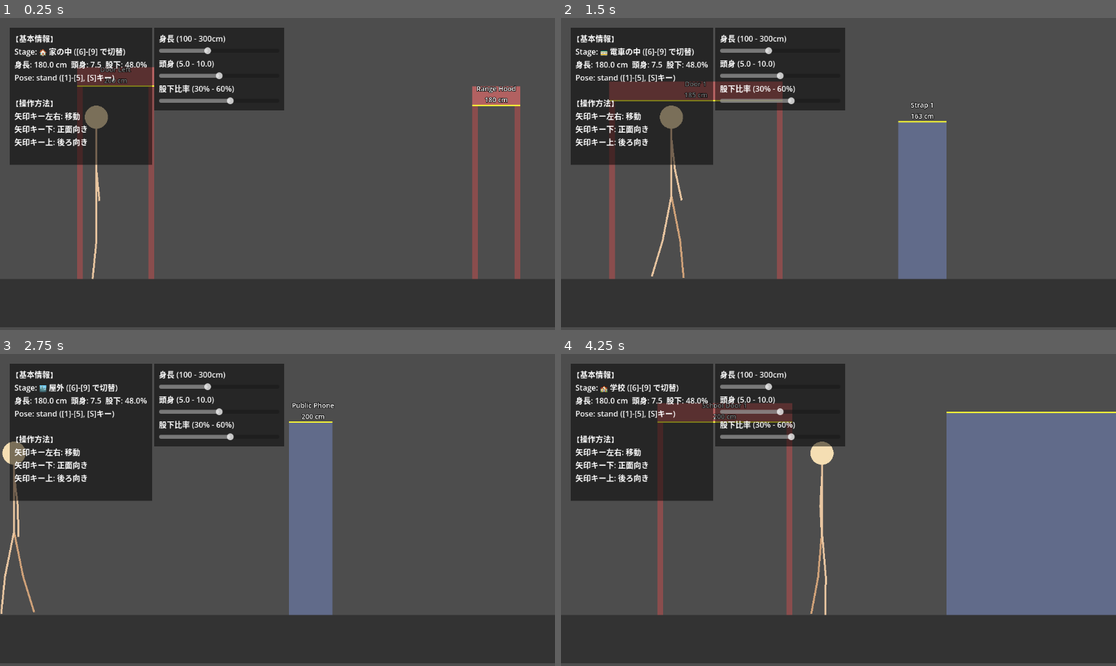
Above: before the commit, frames 1-4 (two rows, left to right).
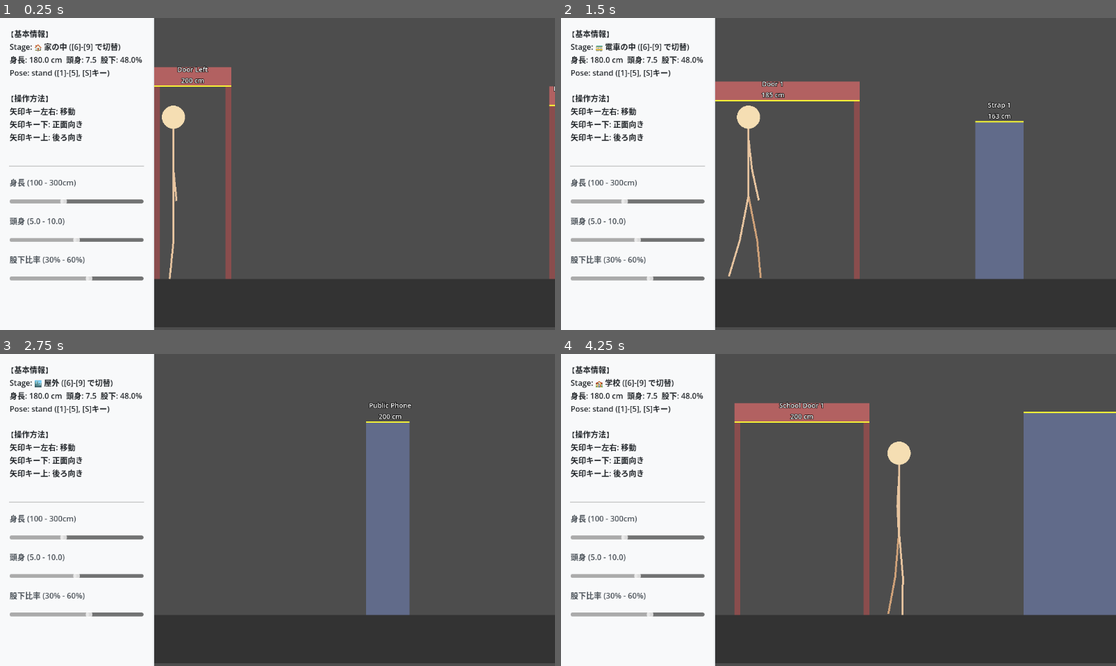
Above: after the commit, the same moments.

Repository: tinky44/TLS_3D
Game: Godot game, scene res://Main.tscn
Same seed, same stepped clock (60 frames per second), same inputs: the game is played once before the commit and once after it.
Inputs:
- Up to frame 1 (0.25 s): no input
- Up to frame 2 (1.5 s): tap Enter (ui_accept) at 0.5, 0.77 s; hold 6 0.53-1.28 s; hold Right (ui_right) from 0.53 s (still down); tap 7 at 1.35 s
- Up to frame 3 (2.75 s): tap Enter (ui_accept) at 1.52 s; release Right (ui_right) at 2.03 s; hold Left (ui_left) from 2.03 s (still down); hold 8 from 2.03 s (still down)
- Up to frame 4 (4.25 s): release Left (ui_left) at 2.78 s; release 8 at 2.78 s; hold Right (ui_right) from 2.78 s (still down); tap 9 at 2.85 s; tap Enter (ui_accept) at 3.02, 3.77 s; hold 1 from 3.53 s (still down)

The runs differ from the first frame. In frame 1, 37% of the frame differs, in the area x 0-100%, y 0-100%; in frame 2, 44%; in frame 3, 43%; in frame 4, 45%, in the area x 0-84%, y 0-100%.

Commit message:
fix: 深く屈めるように修正し、UIを左サイドバーに分離
- SkeletalPlayerで障害物の高さをColliderのmeta情報から直接取得するようにし、屈み計算がずれる問題を修正
- MainSceneにてUIを左寄せのサイドバー(PanelContainer)へ統合し、Game画面と被らないデザインに一新
- Camera2DのオフセットをX軸方向にずらし、キャラクターの中央がUIの右側に来るように調整

Co-Authored-By: gemini <218195315+gemini-cli@users.noreply.github.com>

Diff:
--- a/godot-project/scripts/MainScene.gd
+++ b/godot-project/scripts/MainScene.gd
@@ -36,85 +36,89 @@
 
 func _setup_ui():
     ui_layer = CanvasLayer.new()
-    status_label = Label.new()
+
+    # サイドバー全体を覆うパネル
+    var sidebar = PanelContainer.new()
+    sidebar.set_anchors_preset(Control.PRESET_LEFT_WIDE)
+    sidebar.custom_minimum_size = Vector2(320, 0)
 
     var style = StyleBoxFlat.new()
-    style.bg_color = Color(0, 0, 0, 0.5)
-    style.content_margin_left = 10
-    style.content_margin_right = 10
-    style.content_margin_top = 10
-    style.content_margin_bottom = 10
+    style.bg_color = Color("#f8f9fa") # 明るい背景
+    style.border_width_right = 2
+    style.border_color = Color("#dee2e6")
+    sidebar.add_theme_stylebox_override("panel", style)
 
-    status_label.add_theme_stylebox_override("normal", style)
-    status_label.position = Vector2(20, 20)
+    var margin = MarginContainer.new()
+    margin.add_theme_constant_override("margin_left", 20)
+    margin.add_theme_constant_override("margin_top", 20)
+    margin.add_theme_constant_override("margin_right", 20)
+    margin.add_theme_constant_override("margin_bottom", 20)
+    sidebar.add_child(margin)
+
+    var vbox = VBoxContainer.new()
+    vbox.add_theme_constant_override("separation", 20)
+    margin.add_child(vbox)
+
+    status_label = Label.new()
+    status_label.add_theme_color_override("font_color", Color("#212529"))
     status_label.add_theme_font_size_override("font_size", 16)
+    vbox.add_child(status_label)
 
-    ui_layer.add_child(status_label)
+    # 線のセパレータ
+    var sep = HSeparator.new()
+    vbox.add_child(sep)
+
+    _build_sliders(vbox)
+
+    ui_layer.add_child(sidebar)
     add_child(ui_layer)
-    _setup_params_ui()
 
-func _setup_params_ui():
+func _build_sliders(parent_vbox: VBoxContainer):
     var global = get_node_or_null("/root/Global")
     if not global: return
-
-    var panel = PanelContainer.new()
-    var style = StyleBoxFlat.new()
-    style.bg_color = Color(0, 0, 0, 0.5)
-    style.content_margin_left = 10
-    style.content_margin_right = 10
-    style.content_margin_top = 10
-    style.content_margin_bottom = 10
-    panel.add_theme_stylebox_override("panel", style)
-    panel.position = Vector2(320, 20)
-
-    var vbox = VBoxContainer.new()
-    panel.add_child(vbox)
-
     var params = global.current_params
 
-    # Height
+    # 身長
     var h_lbl = Label.new()
     h_lbl.text = "身長 (100 - 300cm)"
-    vbox.add_child(h_lbl)
+    h_lbl.add_theme_color_override("font_color", Color("#495057"))
+    parent_vbox.add_child(h_lbl)
     var h_slider = HSlider.new()
     h_slider.min_value = 100.0
     h_slider.max_value = 300.0
     h_slider.step = 0.5
     h_slider.value = params["height"]
-    h_slider.custom_minimum_size = Vector2(250, 20)
     h_slider.focus_mode = Control.FOCUS_NONE
     h_slider.value_changed.connect(_on_height_changed)
-    vbox.add_child(h_slider)
+    parent_vbox.add_child(h_slider)
 
-    # Ratio
+    # 頭身
     var r_lbl = Label.new()
     r_lbl.text = "頭身 (5.0 - 10.0)"
-    vbox.add_child(r_lbl)
+    r_lbl.add_theme_color_override("font_color", Color("#495057"))
+    parent_vbox.add_child(r_lbl)
     var r_slider = HSlider.new()
     r_slider.min_value = 5.0
     r_slider.max_value = 10.0
     r_slider.step = 0.1
     r_slider.value = params["ratio"]
-    r_slider.custom_minimum_size = Vector2(250, 20)
     r_slider.focus_mode = Control.FOCUS_NONE
     r_slider.value_changed.connect(_on_ratio_changed)
-    vbox.add_child(r_slider)
+    parent_vbox.add_child(r_slider)
 
-    # Leg Ratio
+    # 股下
     var l_lbl = Label.new()
     l_lbl.text = "股下比率 (30% - 60%)"
-    vbox.add_child(l_lbl)
+    l_lbl.add_theme_color_override("font_color", Color("#495057"))
+    parent_vbox.add_child(l_lbl)
     var l_slider = HSlider.new()
     l_slider.min_value = 30.0
     l_slider.max_value = 60.0
     l_slider.step = 0.5
     l_slider.value = params["legRatio"]
-    l_slider.custom_minimum_size = Vector2(250, 20)
     l_slider.focus_mode = Control.FOCUS_NONE
     l_slider.value_changed.connect(_on_leg_ratio_changed)
-    vbox.add_child(l_slider)
-
-    ui_layer.add_child(panel)
+    parent_vbox.add_child(l_slider)
 
 func _on_height_changed(val: float):
     var global = get_node_or_null("/root/Global")
@@ -186,6 +190,7 @@
             var m = player.get("m")
             if m and m.has("height"):
                 # キャラクターの身長の40〜50%あたり（腰〜胸付近）を中心にする
-                cam.offset = Vector2(0, -m["height"] * p * 0.4)
+                # X軸に -160 を指定し、キャラクターを画面右側に寄せる（左側のUI領域を確保）
+                cam.offset = Vector2(-160, -m["height"] * p * 0.4)
             # 地面は y=50 のため、足元＋少しの余白だけ映るように余裕を持たせる
             cam.limit_bottom = 250
--- a/godot-project/scripts/SkeletalPlayer.gd
+++ b/godot-project/scripts/SkeletalPlayer.gd
@@ -147,13 +147,15 @@
         var ray: RayCast2D = sensors[i]
         if ray.is_colliding():
             var hit_point = ray.get_collision_point()
-            # 障害物の高さを大まかに計算(地面から)
-            # 修正：より正確にはRayCastのヒット位置を頼りにするが、今回はシンプルに
-            # ヒットしたオブジェクトのCollider設定から拾う事も可能。
-            # 今回はヒットしたY座標のワールド位置から cmを算出
-            # (ここでは簡略化のため、自キャラYのワールド座標との差分)
-            var obj_y = global_position.y - hit_point.y
-            var obs_cm = obj_y / CM_TO_PX
+            var collider = ray.get_collider()
+            var obs_cm = 0.0
+
+            if collider and collider.has_meta("obs_height_cm"):
+                obs_cm = float(collider.get_meta("obs_height_cm"))
+            else:
+                var obj_y = global_position.y - hit_point.y
+                obs_cm = obj_y / CM_TO_PX
+
             should_crouch = true
             if obs_cm < min_obs_h_cm:
                 min_obs_h_cm = obs_cm
--- a/godot-project/scripts/StageBuilder.gd
+++ b/godot-project/scripts/StageBuilder.gd
@@ -135,6 +135,7 @@
         node = area
 
     node.set_meta("is_stage_obj", true)
+    node.set_meta("obs_height_cm", h_cm)
 
     # 描画の準備
     var main_color: Color
